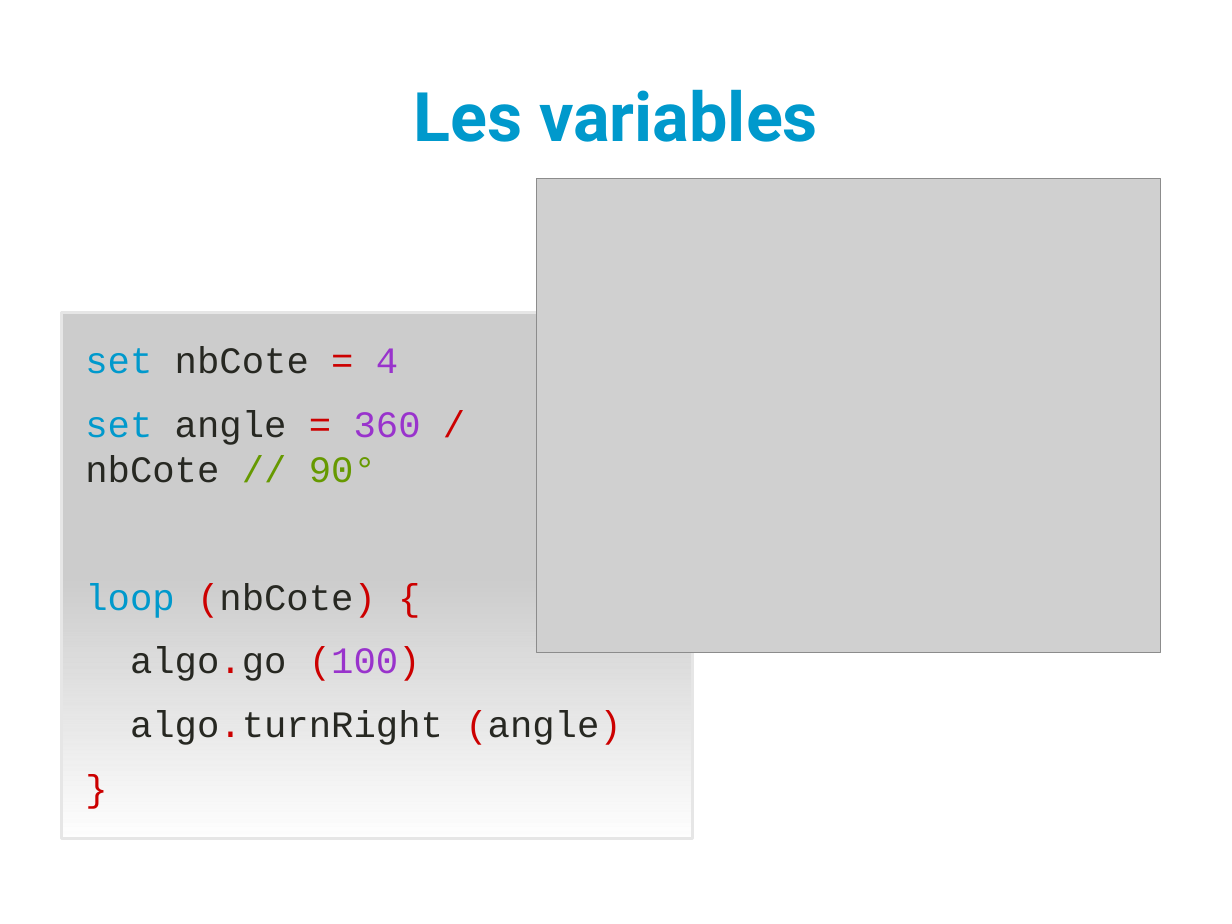
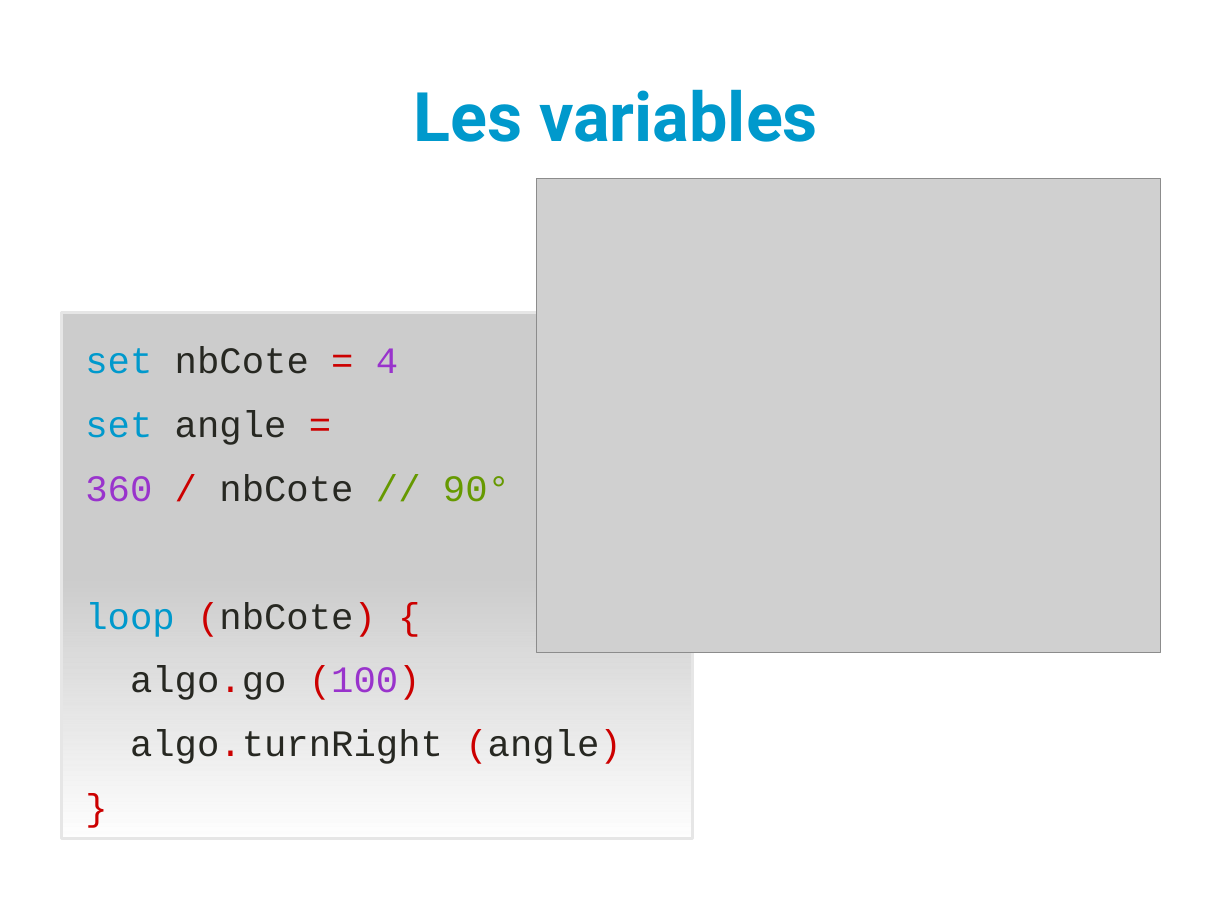
Before and after one commit to YannCaron/Devoxx4Kids-2015, a slide deck: slide 9 of Presentation.odp. Drawn at 1232x924 pixels with LibreOffice and Linux fonts; fonts in the diff are those of the drawing; grey boxes stand for pictures. Boxes give left, top, right and bottom in pixels: in the first picture for what was removed or moved away, otherwise in the second. Text is boxed around its words. In the diff, an @@ line names an element or a change of style, - is before the commit and + after.

```diff
--- a/Presentation.odp
+++ b/Presentation.odp
@@ text at [85,411,510,502]: text changed @@
-set angle = 360 / nbCote // 90°
+set angle =
+360 / nbCote // 90°
```
Also in this commit, not shown: 4 other slides changed.
